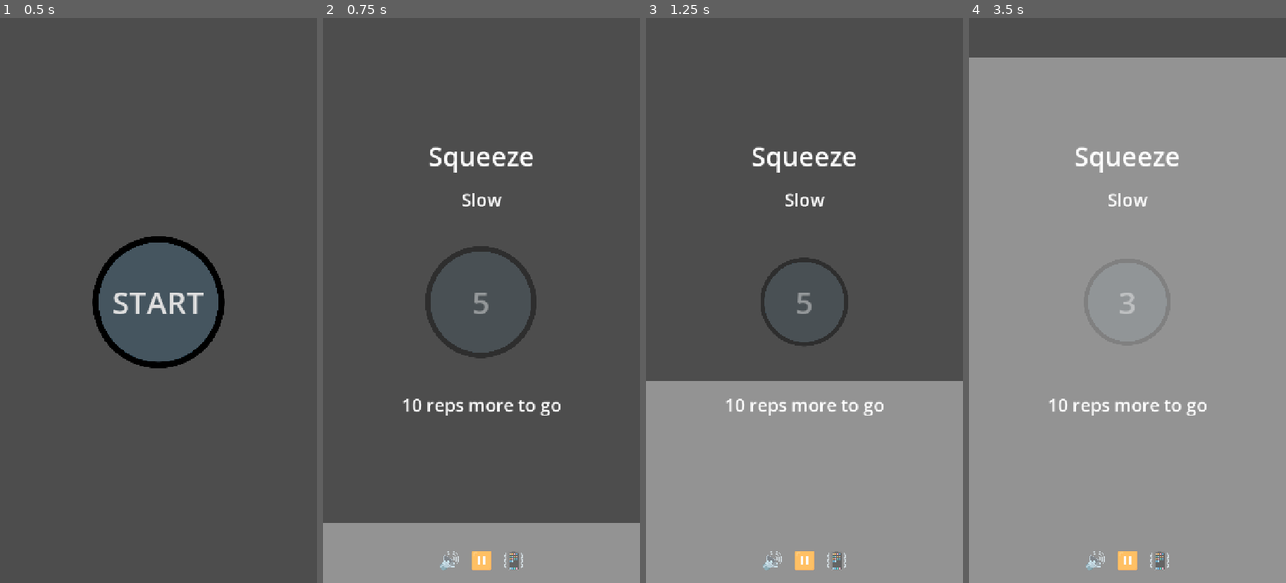
Above: before the commit, frames 1-4 (left to right).
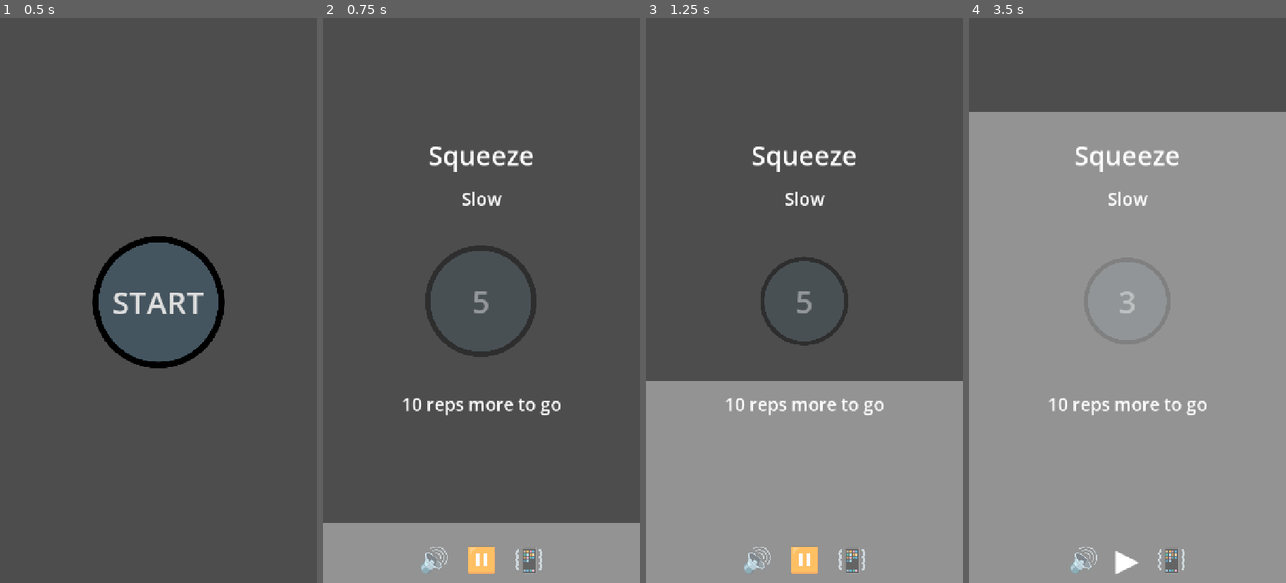
Above: after the commit, the same moments.

Repository: francocurotto/Kegels
Game: Godot game, scene res://app.tscn
Same seed, same stepped clock (60 frames per second), same inputs: the game is played once before the commit and once after it.
Inputs:
- Up to frame 1 (0.5 s): no input
- Up to frame 2 (0.75 s): click "START" at 0.5 s
- Up to frame 3 (1.25 s): no input
- Up to frame 4 (3.5 s): click "🔊" at 1.25 s; click "🔈" at 2 s; click "⏸️" at 2.75 s

Frame 1 is identical in both runs. In frame 2, 1.8% of the frame differs, in the area x 25-75%, y 22-99%; in frame 3, 1.7%; in frame 4, 11%, in the area x 0-100%, y 7-99%.

Commit message:
progress in opton buttons

Diff:
--- a/app.gd
+++ b/app.gd
@@ -69,9 +69,13 @@
 	var plural = "s" if left > 1 else ""
 	%Counter.text = "%d rep%s more to go" % [left, plural]
 	%Instruction.text = "Squeeze"
+	if %VibrateButton.button_pressed:
+		Input.vibrate_handheld()
 
 func on_kegel_rest():
 	%Instruction.text = "Rest"
+	if %VibrateButton.button_pressed:
+		Input.vibrate_handheld()
 
 func on_kegels_finished():
 	%Instruction.text = ""
@@ -84,16 +88,20 @@
 
 func _on_speaker_button_toggled(toggled_on: bool) -> void:
 	if toggled_on:
+		%SpeakerButton.text = "🔊"
+	else:
 		%SpeakerButton.text = "🔈"
-	else:
-		%SpeakerButton.text = "🔊"
 
 
 func _on_pause_button_toggled(toggled_on: bool) -> void:
 	if toggled_on:
 		%PauseButton.text = "▶️"
+		tween.pause()
+		$Timer.paused = true
 	else:
 		%PauseButton.text = "⏸️"
+		tween.play()
+		$Timer.paused = false
 
 func _on_vibrate_button_toggled(toggled_on: bool) -> void:
 	if toggled_on:
--- a/app.tscn
+++ b/app.tscn
@@ -68,29 +68,32 @@
 [node name="OptionsRow" type="HBoxContainer" parent="GUIs/OptionsGUI" unique_id=234575369]
 unique_name_in_owner = true
 layout_mode = 2
-theme_override_constants/separation = 15
+theme_override_constants/separation = 30
 alignment = 1
 
 [node name="SpeakerButton" type="Button" parent="GUIs/OptionsGUI/OptionsRow" unique_id=996592813]
 unique_name_in_owner = true
 layout_mode = 2
-theme_override_font_sizes/font_size = 50
+theme_override_font_sizes/font_size = 70
 toggle_mode = true
+button_pressed = true
 text = "🔊"
 flat = true
 
 [node name="PauseButton" type="Button" parent="GUIs/OptionsGUI/OptionsRow" unique_id=860466066]
 unique_name_in_owner = true
 layout_mode = 2
-theme_override_font_sizes/font_size = 50
+theme_override_font_sizes/font_size = 70
+toggle_mode = true
 text = "⏸️"
 flat = true
 
 [node name="VibrateButton" type="Button" parent="GUIs/OptionsGUI/OptionsRow" unique_id=770655337]
 unique_name_in_owner = true
 layout_mode = 2
-theme_override_font_sizes/font_size = 50
+theme_override_font_sizes/font_size = 70
 toggle_mode = true
+button_pressed = true
 text = "📳"
 flat = true
 
